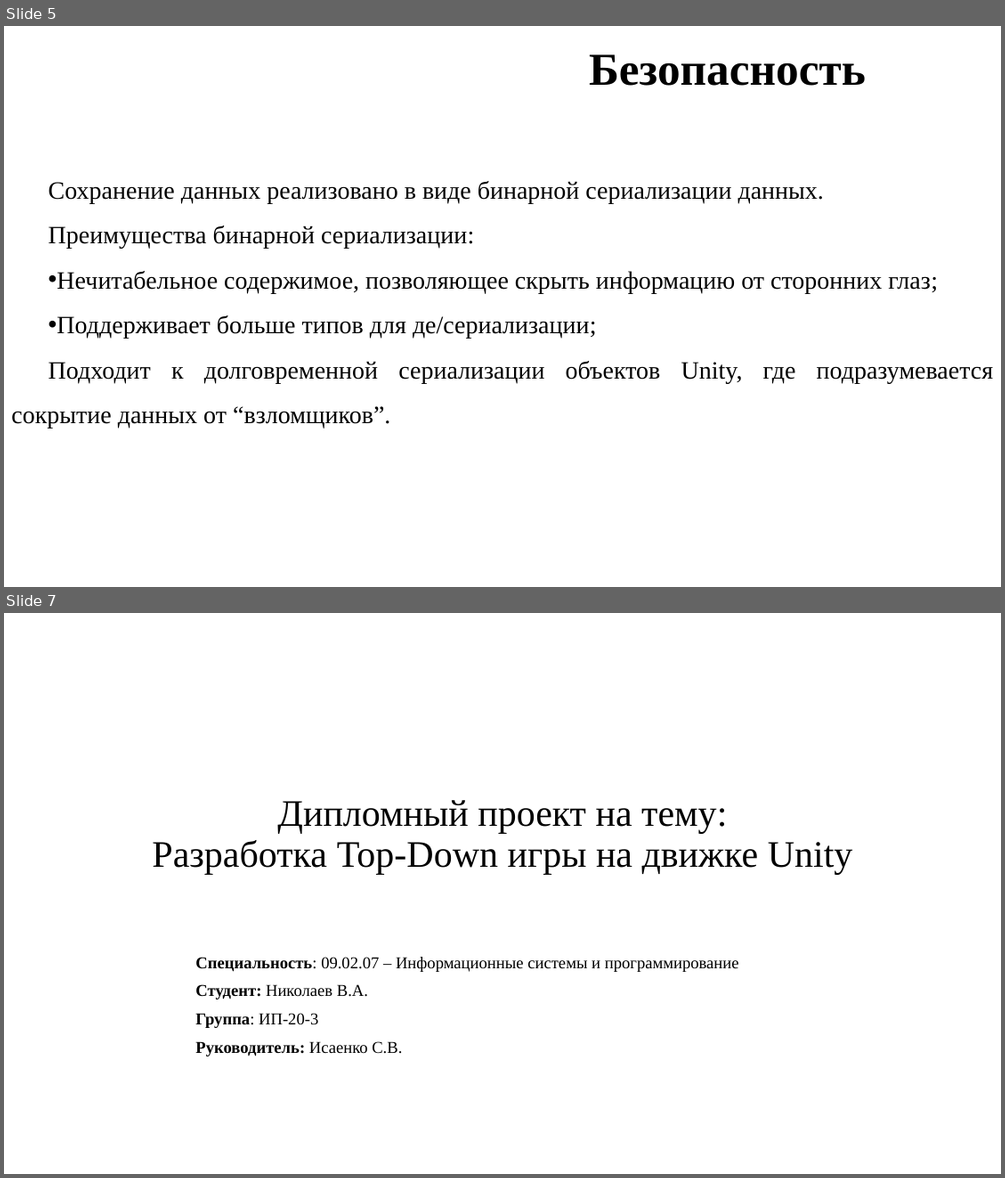
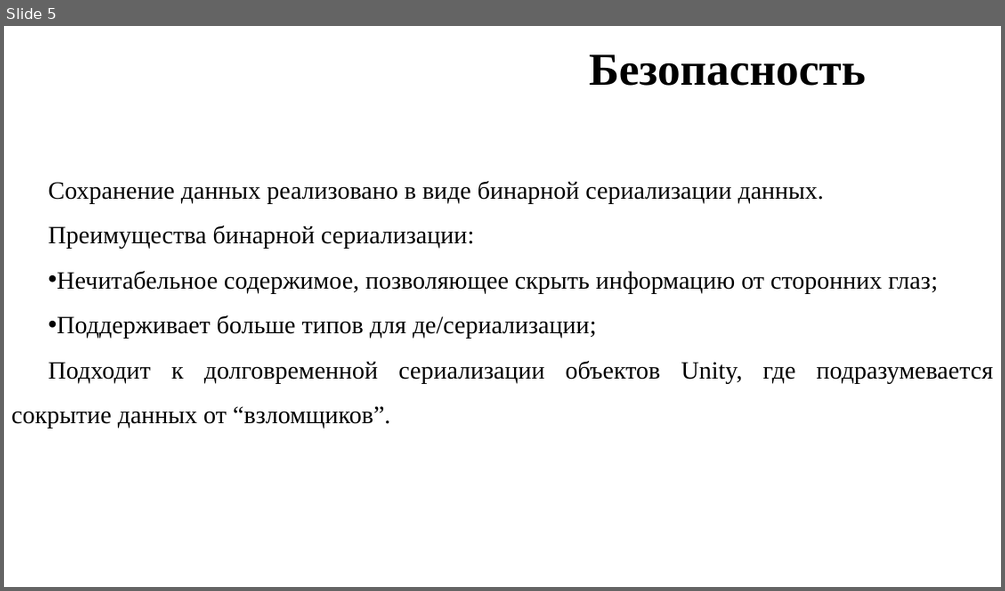
Before and after one commit to SlavaNik16/DemoPZ, a slide deck: Дипломный проект/Дипломная работа Николаев В.А.pptx. Shown one above the other, each under a label of ours: slides 5 and 7 before the commit, slide 5 after it; the slides between them are not shown. The pictures are 1005x1178 and 1005x591 pixels, drawn with LibreOffice and Linux fonts; fonts in the diff are those of the drawing; background and template pictures are left out. Boxes give left, top, right and bottom in pixels: in the first picture for what was removed or moved away, otherwise in the second. Text is boxed around its words. In the diff, an @@ line names an element or a change of style, - is before the commit and + after.

```diff
--- a/Дипломный проект/Дипломная работа Николаев В.А.pptx
+++ b/Дипломный проект/Дипломная работа Николаев В.А.pptx
@@ slide 7 removed at (4,613,1001,1174), background #FFFFFF @@
@@ subtitle removed at (152,800,853,874) @@
-Дипломный проект на тему:
-Разработка Top-Down игры на движке Unity
@@ text removed at (195,957,739,1056) @@
-Специальность: 09.02.07 – Информационные системы и программирование
-Студент: Николаев В.А.
-Группа: ИП-20-3
-Руководитель: Исаенко С.В.
```
Also in this commit, not shown: 2 slides changed, 3 other files.
